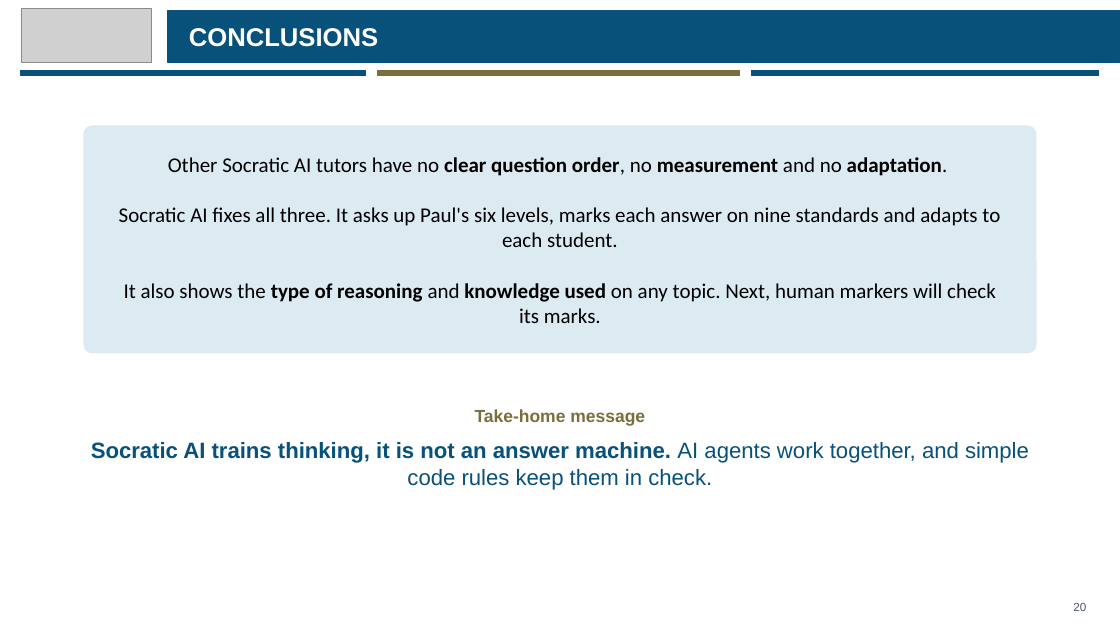
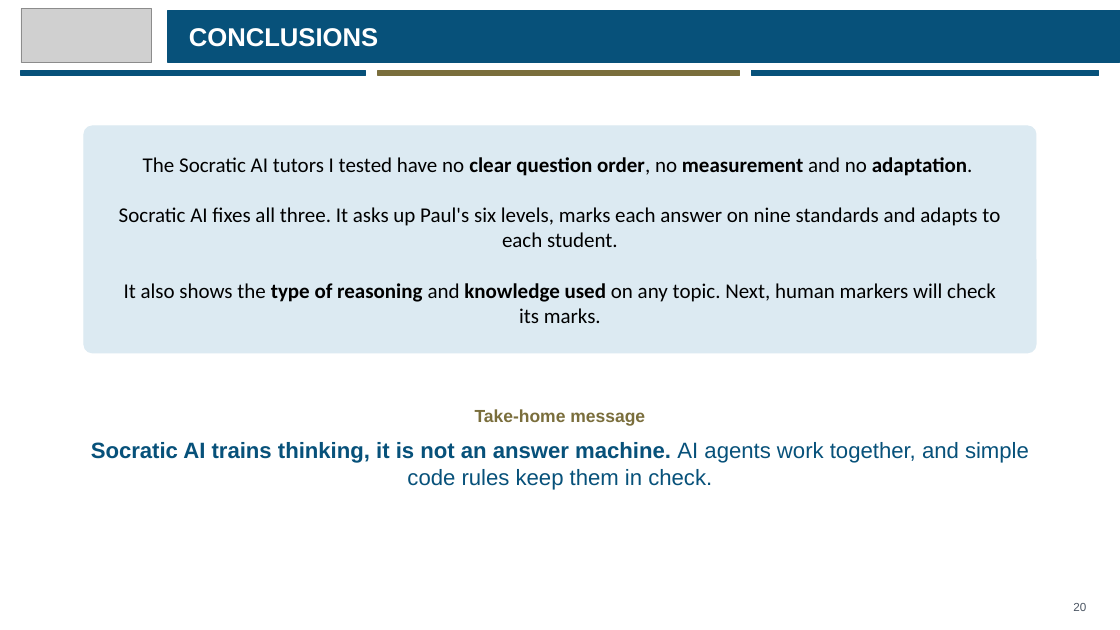
Before and after one commit to eusoffamir/Socratic-AI, a slide deck: slide 20 of docs/defence/Socratic AI Proposal Defence.pptx. Drawn at 1120x630 pixels with LibreOffice and Linux fonts; fonts in the diff are those of the drawing; grey boxes stand for pictures. Boxes give left, top, right and bottom in pixels: in the first picture for what was removed or moved away, otherwise in the second. Text is boxed around its words. In the diff, an @@ line names an element or a change of style, - is before the commit and + after.

```diff
--- a/docs/defence/Socratic AI Proposal Defence.pptx
+++ b/docs/defence/Socratic AI Proposal Defence.pptx
@@ text at [143, 157, 973, 176]: text changed; bold off @@
-Other Socratic AI tutors have no clear question order, no measurement and no adaptation.
+The Socratic AI tutors I tested have no clear question order, no measurement and no adaptation.
```
Also in this commit, not shown: 1 other slide changed, 4 other files.
